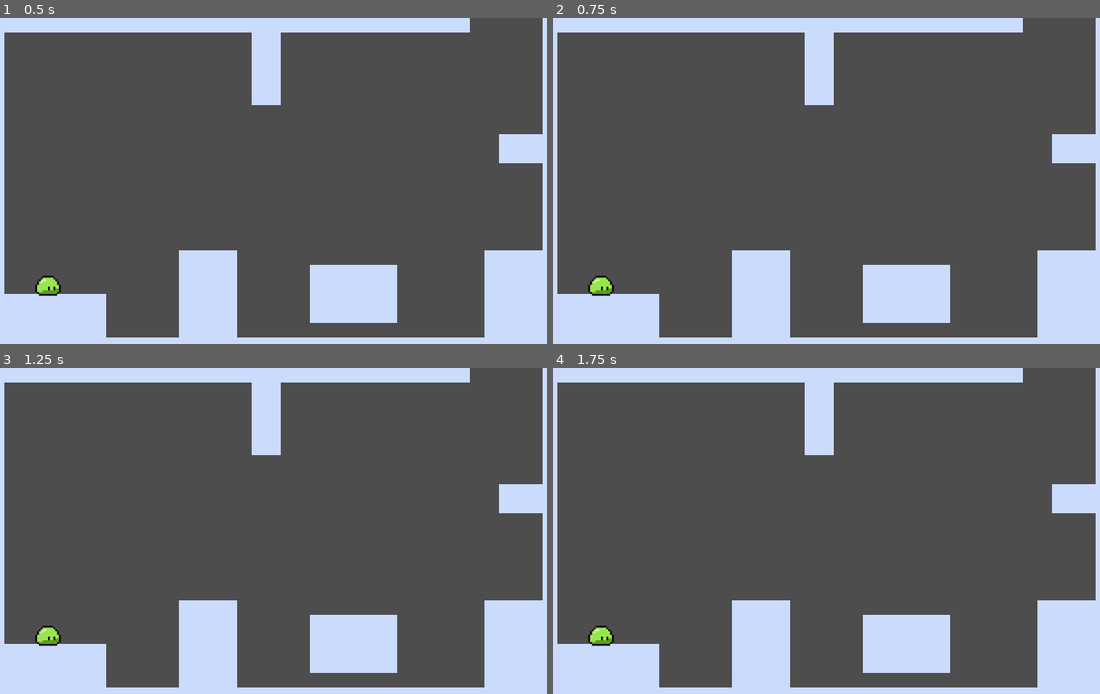
Above: before the commit, frames 1-4 (two rows, left to right).
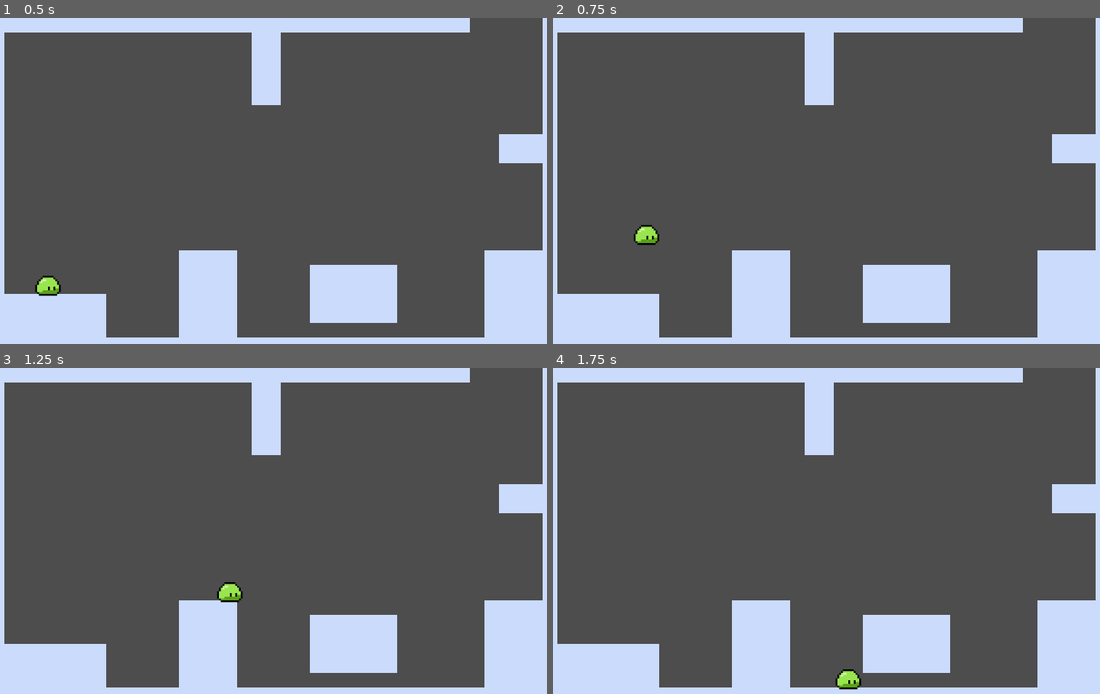
Above: after the commit, the same moments.

Repository: jordanguyent/slick_slime
Game: Godot game, scene res://scenes/levels/level_1.tscn
Same seed, same stepped clock (60 frames per second), same inputs: the game is played once before the commit and once after it.
Inputs:
- Up to frame 1 (0.5 s): no input
- Up to frame 2 (0.75 s): tap Enter at 0.5 s; hold D (player_right) from 0.53 s (still down); tap Space (player_jump) at 0.6 s
- Up to frame 3 (1.25 s): keep holding D (player_right); tap Space (player_jump) at 0.77, 1.07 s
- Up to frame 4 (1.75 s): keep holding D (player_right); tap Space (player_jump) at 1.35, 1.52 s

Frame 1 is identical in both runs. In frame 2, 0.5% of the frame differs, in the area x 6-20%, y 63-86%; in frame 3, 0.5%; in frame 4, 0.5%, in the area x 6-57%, y 79-99%.

Commit message:
Add basic player movement

Diff:
--- a/entities/player/player.gd
+++ b/entities/player/player.gd
@@ -12,3 +12,5 @@
 @export var grapple_pull_strength: float = 500.0
 @export var grapple_max_speed: float = 800.0
 @export var grapple_swing_friction: float = 0.98
+
+# SHould basic movement be implmented here.
--- a/entities/player/player.tscn
+++ b/entities/player/player.tscn
@@ -2,6 +2,11 @@
 
 [ext_resource type="Script" uid="uid://c55pledto8t47" path="res://entities/player/player.gd" id="1_abrql"]
 [ext_resource type="Texture2D" uid="uid://xwhdvv382kf8" path="res://assets/slime.png" id="1_symyc"]
+[ext_resource type="Script" uid="uid://qm3xwjfr0nqp" path="res://entities/state_controller.gd" id="3_sglur"]
+[ext_resource type="Script" uid="uid://d353wcjt3em60" path="res://entities/player/states/move_state.gd" id="4_fkugw"]
+[ext_resource type="Script" uid="uid://bjwlu86k0hir0" path="res://entities/player/states/idle_state.gd" id="4_qiwj3"]
+[ext_resource type="Script" uid="uid://q5ltedhrnfkf" path="res://entities/player/states/grapple_state.gd" id="5_8fjmc"]
+[ext_resource type="Script" uid="uid://b4cmdxmva7sxy" path="res://entities/player/states/air_state.gd" id="6_8fjmc"]
 
 [sub_resource type="RectangleShape2D" id="RectangleShape2D_symyc"]
 size = Vector2(16, 10)
@@ -9,6 +14,8 @@
 [node name="Player" type="CharacterBody2D" unique_id=1060036178]
 collision_layer = 2
 script = ExtResource("1_abrql")
+ACCELERATION = 100000.0
+FRICTION = 5000.0
 
 [node name="Sprite2D" type="Sprite2D" parent="." unique_id=1408978296]
 position = Vector2(0, -7)
@@ -19,11 +26,17 @@
 shape = SubResource("RectangleShape2D_symyc")
 
 [node name="PlayerState" type="Node2D" parent="." unique_id=1122111957]
+script = ExtResource("3_sglur")
+initial_state = NodePath("MoveState")
 
-[node name="IdleState" type="Node2D" parent="PlayerState" unique_id=1956942432]
+[node name="IdleState" type="Node2D" parent="PlayerState" unique_id=1761205398]
+script = ExtResource("4_qiwj3")
 
-[node name="RunState" type="Node2D" parent="PlayerState" unique_id=941558421]
+[node name="MoveState" type="Node2D" parent="PlayerState" unique_id=1956942432]
+script = ExtResource("4_fkugw")
 
 [node name="GrappleState" type="Node2D" parent="PlayerState" unique_id=478575304]
+script = ExtResource("5_8fjmc")
 
-[node name="JumpState" type="Node2D" parent="PlayerState" unique_id=1869468430]
+[node name="AirState" type="Node2D" parent="PlayerState" unique_id=1869468430]
+script = ExtResource("6_8fjmc")
--- /dev/null
+++ b/entities/player/states/air_state.gd
@@ -0,0 +1,30 @@
+extends State
+
+func enter(msg := {}):
+	if msg.has("do_jump"):
+		player.velocity.y = player.JUMP_VELOCITY
+
+func physics_update(delta: float):
+
+	var input_dir = Input.get_axis("player_left", "player_right")
+	if input_dir != 0:
+		player.velocity.x = move_toward(
+			player.velocity.x,
+			input_dir * player.SPEED,
+			player.ACCELERATION * delta
+		)
+	else:
+		player.velocity.x = move_toward(player.velocity.x, 0, player.FRICTION * delta)
+
+	player.velocity.y += player.GRAVITY * delta
+
+	if player.velocity.y > player.TERMINAL_VELOCITY:
+		player.velocity.y = player.TERMINAL_VELOCITY
+
+	player.move_and_slide()
+
+	if player.is_on_floor():
+		if is_equal_approx(player.velocity.x, 0):
+			state_machine.transition_to("IdleState")
+		else:
+			state_machine.transition_to("MoveState")
--- /dev/null
+++ b/entities/player/states/grapple_state.gd
@@ -0,0 +1 @@
+extends State
--- /dev/null
+++ b/entities/player/states/idle_state.gd
@@ -0,0 +1,18 @@
+extends State
+
+func enter(_msg := {}):
+	player.velocity.x = 0
+
+func physics_update(_delta: float):
+	if not player.is_on_floor():
+		state_machine.transition_to("AirState")
+		return
+
+	var input_dir = Input.get_axis("player_left", "player_right")
+	if input_dir != 0:
+		state_machine.transition_to("MoveState")
+		return
+
+	if Input.is_action_just_pressed("player_jump"):
+		state_machine.transition_to("AirState", {"do_jump": true})
+		return
--- /dev/null
+++ b/entities/player/states/move_state.gd
@@ -0,0 +1,33 @@
+extends State
+
+func physics_update(delta: float):
+	var input_dir = Input.get_axis("player_left", "player_right")
+
+	if input_dir != 0:
+		# ACCELERATE: Smoothly reach max SPEED
+		player.velocity.x = move_toward(
+			player.velocity.x,
+			input_dir * player.SPEED,
+			player.ACCELERATION * delta
+		)
+	else:
+		# FRICTION: Smoothly come to a stop
+		player.velocity.x = move_toward(
+			player.velocity.x,
+			0,
+			player.FRICTION * delta
+		)
+
+	# Transition to AirState if we fall off a ledge
+	if not player.is_on_floor():
+		state_machine.transition_to("AirState")
+
+	# Transition to Idle if we are basically stopped and no input
+	if input_dir == 0 and is_equal_approx(player.velocity.x, 0):
+		state_machine.transition_to("IdleState")
+
+	if Input.is_action_just_pressed("player_jump"):
+		state_machine.transition_to("AirState", {"do_jump": true})
+		return
+
+	player.move_and_slide()
--- a/entities/state.gd
+++ b/entities/state.gd
@@ -1,10 +1,16 @@
 class_name State extends Node2D
 
-func enter() -> void:
-    pass
+var player: CharacterBody2D
+var state_machine: StateController
+
+func enter(_msg: Dictionary = {}) -> void:
+	pass
 
 func exit() -> void:
-    pass
+	pass
 
-func update() -> void:
-    pass
+func handle_input(_event: InputEvent) -> void:
+	pass
+
+func physics_update(_delta: float) -> void:
+	pass
--- /dev/null
+++ b/entities/state_controller.gd
@@ -0,0 +1,30 @@
+class_name StateController extends Node2D
+
+@export var initial_state: NodePath
+@onready var state: State = get_node(initial_state)
+
+func _ready():
+	# Wait for the owner (Player) to be ready
+	await owner.ready
+
+	# Initialize all child states by giving them references to the player and machine
+	for child in get_children():
+		child.player = owner as CharacterBody2D
+		child.state_machine = self
+
+	state.enter()
+
+func _physics_process(delta):
+	state.physics_update(delta)
+
+func _unhandled_input(event):
+	state.handle_input(event)
+
+func transition_to(target_state_name: String, msg: Dictionary = {}):
+	if not has_node(target_state_name):
+		return
+
+	state.exit()
+	state = get_node(target_state_name)
+	state.enter(msg)
+	print("State changed to: ", target_state_name)
--- a/project.godot
+++ b/project.godot
@@ -7,6 +7,10 @@
 ;   param=value ; assign values to parameters
 
 config_version=5
+
+[animation]
+
+compatibility/default_parent_skeleton_in_mesh_instance_3d=true
 
 [application]
 
@@ -19,7 +23,8 @@
 
 window/size/viewport_width=320
 window/size/viewport_height=180
-window/size/mode=1
+window/size/window_width_override=960
+window/size/window_height_override=540
 window/stretch/mode="canvas_items"
 
 [input]
--- a/scenes/levels/level_1.tscn
+++ b/scenes/levels/level_1.tscn
@@ -29,3 +29,6 @@
 
 [node name="Player" parent="." unique_id=1060036178 instance=ExtResource("4_x42e6")]
 position = Vector2(32, 152)
+
+[node name="MainCamera" type="Camera2D" parent="." unique_id=1169225665]
+position = Vector2(160, 90)
Not shown, added: entities/player/states/air_state.gd.uid
Not shown, added: entities/player/states/grapple_state.gd.uid
Not shown, added: entities/player/states/idle_state.gd.uid
Not shown, added: entities/player/states/move_state.gd.uid
Not shown, added: entities/state_controller.gd.uid
